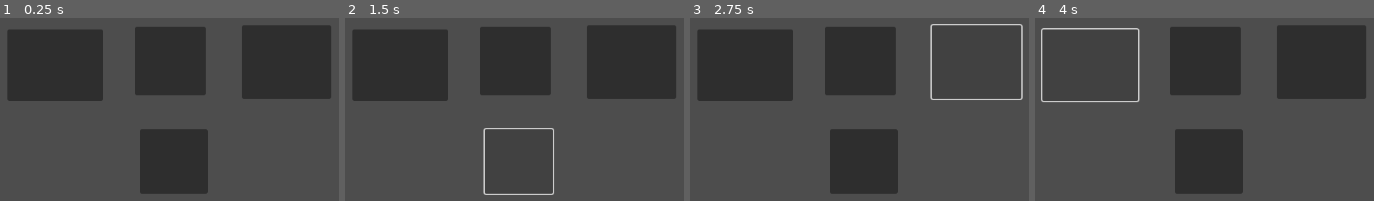
Above: before the commit, frames 1-4 (left to right).
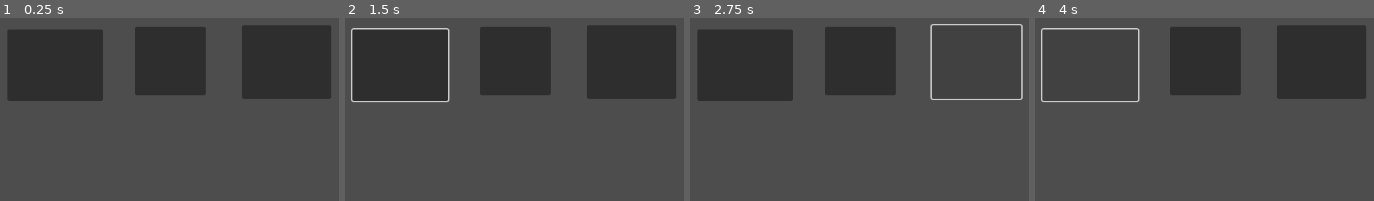
Above: after the commit, the same moments.

Repository: BamdadRashidi/Godot_remote
Game: Godot game, scene res://Scenes_and_Scripts/remote.tscn
Two runs of this game, one before a commit and one after it. Both use one fixed random seed, a clock stepped at 60 frames per second and the inputs below.
Inputs (mouse positions are in pixels of both pictures, inside the frame that each line leads up to):
- Up to frame 1 (0.25 s): no input
- Up to frame 2 (1.5 s): click (399, 65) at 0.5 s; click (517, 160) at 1.27 s
- Up to frame 3 (2.75 s): click (978, 61) at 2 s
- Up to frame 4 (4 s): click (1323, 61) at 2.75 s; click (1089, 65) at 3.5 s

The runs differ from the first frame. In frame 1, 7.1% of the frame differs, in the area x 41-62%, y 60-97%; in frame 2, 1.5%; in frame 3, 7.1%; in frame 4, 7.1%.

Commit message:
advanced server.py

Diff:
--- a/new-game-project/Scenes_and_Scripts/endslideshow.gd
+++ /dev/null
@@ -1,18 +0,0 @@
-extends Button
-
-var socket = WebSocketPeer.new()
-
-
-func _ready() -> void:
-	socket.connect_to_url("ws://") #insert IP address here
-
-
-
-func _process(delta: float) -> void:
-	pass
-
-
-func _on_pressed() -> void:
-	socket.poll()
-	if socket.get_ready_state() == WebSocketPeer.STATE_OPEN:
-		socket.send_text("next")
--- a/new-game-project/Scenes_and_Scripts/next.gd
+++ b/new-game-project/Scenes_and_Scripts/next.gd
@@ -4,7 +4,8 @@
 
 
 func _ready() -> void:
-	socket.connect_to_url("ws://") #insert IP address here
+	socket.connect_to_url("ws://INSERT IP:4307") #insert IP address here
+
 
 
 
@@ -14,5 +15,7 @@
 
 func _on_pressed() -> void:
 	socket.poll()
+	print('nextUNCON')
 	if socket.get_ready_state() == WebSocketPeer.STATE_OPEN:
+		print('next')
 		socket.send_text("next")
--- a/new-game-project/Scenes_and_Scripts/previous.gd
+++ b/new-game-project/Scenes_and_Scripts/previous.gd
@@ -2,7 +2,7 @@
 
 var socket = WebSocketPeer.new()
 func _ready() -> void:
-	socket.connect_to_url("ws://") #insert IP address here
+	socket.connect_to_url("ws://INSERT IP:4307") #insert IP address here
 
 
 func _process(delta: float) -> void:
@@ -13,5 +13,7 @@
 
 func _on_pressed() -> void:
 	socket.poll()
+	print('prevUNCON')
 	if socket.get_ready_state() == WebSocketPeer.STATE_OPEN:
+		print('prev')
 		socket.send_text("previous")
--- a/new-game-project/Scenes_and_Scripts/quit.gd
+++ b/new-game-project/Scenes_and_Scripts/quit.gd
@@ -2,7 +2,7 @@
 
 var socket = WebSocketPeer.new()
 func _ready() -> void:
-	socket.connect_to_url("ws://") #insert IP address here
+	socket.connect_to_url("ws://INSERT IP:4307") #insert IP address here
 
 
 func _process(delta: float) -> void:
@@ -11,5 +11,7 @@
 
 func _on_pressed() -> void:
 	socket.poll()
+	print('quitUNCON')
 	if socket.get_ready_state() == WebSocketPeer.STATE_OPEN:
+		print('quit')
 		socket.send_text("quit")
--- a/new-game-project/Scenes_and_Scripts/remote.tscn
+++ b/new-game-project/Scenes_and_Scripts/remote.tscn
@@ -1,9 +1,8 @@
-[gd_scene load_steps=5 format=3 uid="uid://dyb1u4vqbrjmj"]
+[gd_scene load_steps=4 format=3 uid="uid://dyb1u4vqbrjmj"]
 
 [ext_resource type="Script" path="res://Scenes_and_Scripts/next.gd" id="1_2s7pg"]
 [ext_resource type="Script" path="res://Scenes_and_Scripts/quit.gd" id="1_mswdg"]
 [ext_resource type="Script" path="res://Scenes_and_Scripts/previous.gd" id="2_q2erf"]
-[ext_resource type="Script" path="res://Scenes_and_Scripts/endslideshow.gd" id="4_tgtxy"]
 
 [node name="Node2D" type="Node2D"]
 
@@ -28,13 +27,6 @@
 offset_bottom = 287.0
 script = ExtResource("2_q2erf")
 
-[node name="endslideshow" type="Button" parent="."]
-offset_left = 552.0
-offset_top = 328.0
-offset_right = 650.0
-offset_bottom = 421.0
-script = ExtResource("4_tgtxy")
-
+[connection signal="pressed" from="quit" to="quit" method="_on_pressed"]
 [connection signal="pressed" from="next" to="next" method="_on_pressed"]
 [connection signal="pressed" from="previous" to="previous" method="_on_pressed"]
-[connection signal="pressed" from="endslideshow" to="endslideshow" method="_on_pressed"]
Not shown, added: new-game-project/export_presets.cfg
Not shown, changed: python/server.py
